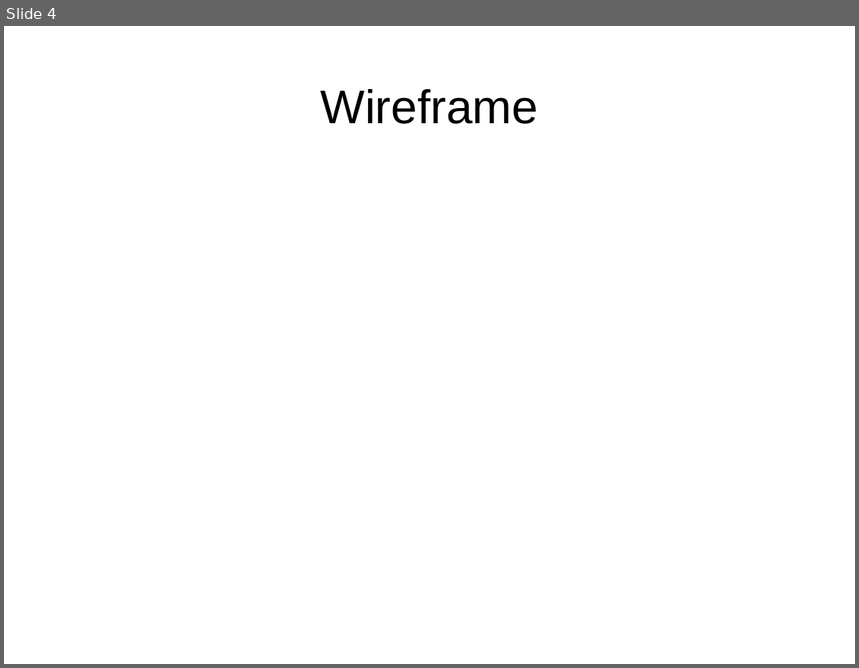
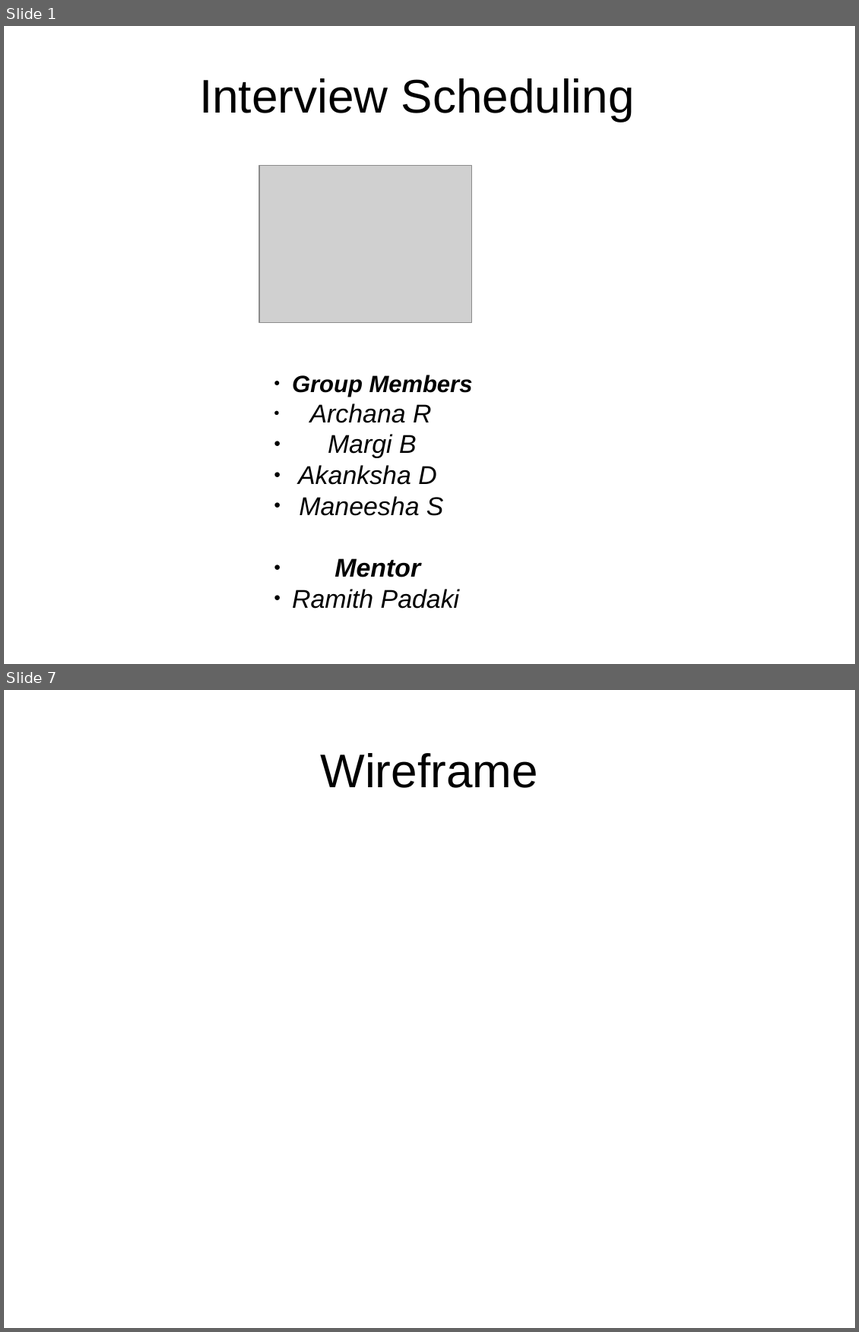
Before and after one commit to akankshaD/Amazon-s-Project, a slide deck: Amazon ppt.odp. Shown one above the other, each under a label of ours: slide 4 before the commit, slides 1 and 7 after it; the slides between them are not shown. The pictures are 859x668 and 859x1332 pixels, drawn with LibreOffice and Linux fonts; fonts in the diff are those of the drawing; grey boxes stand for pictures. Boxes give left, top, right and bottom in pixels: in the first picture for what was removed or moved away, otherwise in the second. Text is boxed around its words. In the diff, an @@ line names an element or a change of style, - is before the commit and + after.

```diff
--- a/Amazon ppt.odp
+++ b/Amazon ppt.odp
@@ slide 1 added at <box>4,26,855,664</box>, background #FFFFFF @@
@@ title added at <box>199,78,635,122</box>, 44 pt, text #000000 @@
+Interview Scheduling
@@ picture added at <box>259,166,473,322</box> @@
@@ text added at <box>292,375,473,609</box>, 24 pt, text #000000, italic @@
+    ● Group Members
+    ● Archana R
+    ● Margi B
+    ● Akanksha D
+    ● Maneesha S
+    ● Mentor
+    ● Ramith Padaki
@@ what was slide 4 is now slide 7 @@
```
Also in this commit, not shown: 5 slides changed, 3 other slides added, 2 slides removed.
